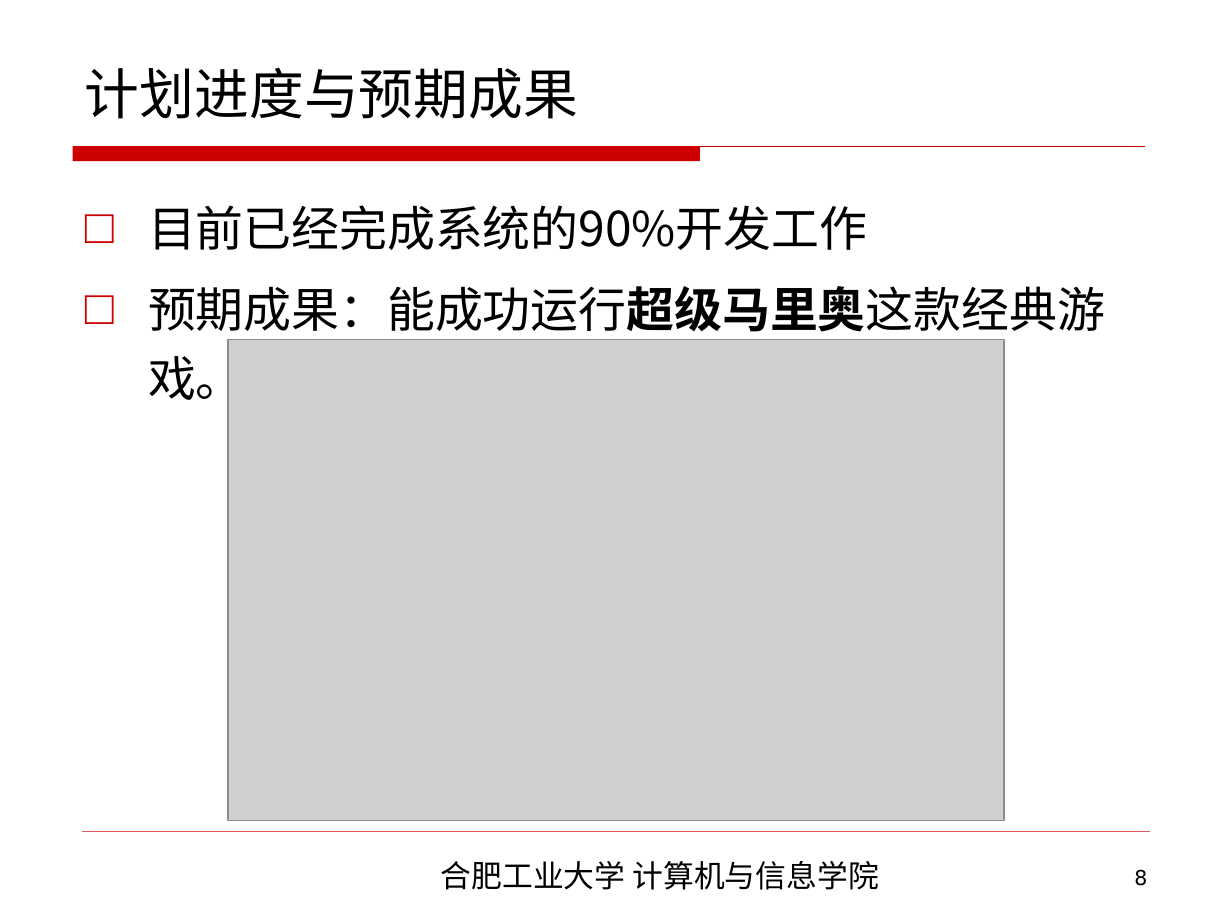
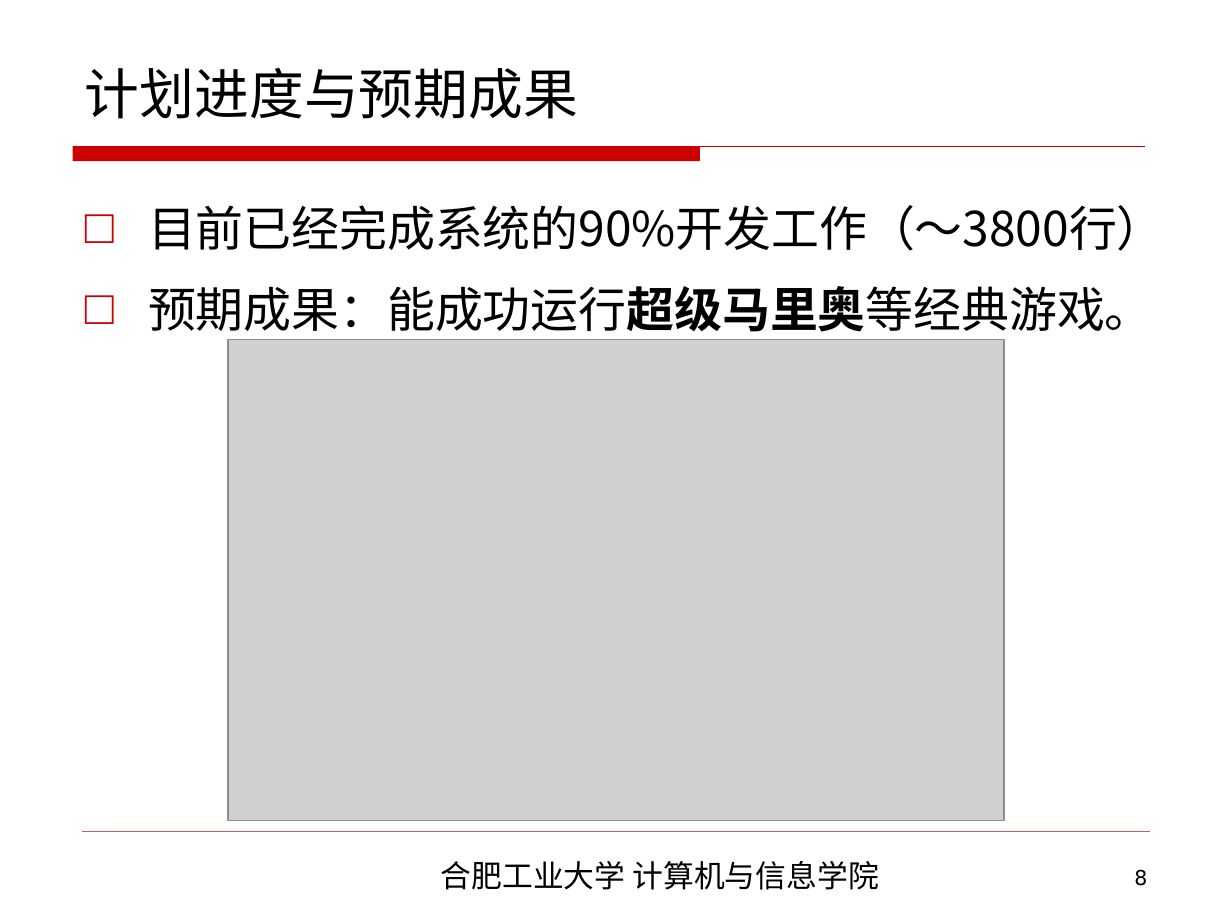
Before and after one commit to netcan/FCEmulator, a slide deck: slide 8 of notes/本科毕业设计开题汇报.ppt. Drawn at 1232x924 pixels with LibreOffice and Linux fonts; fonts in the diff are those of the drawing; grey boxes stand for pictures; background and template pictures are left out. Boxes give left, top, right and bottom in pixels: in the first picture for what was removed or moved away, otherwise in the second. Text is boxed around its words. In the diff, an @@ line names an element or a change of style, - is before the commit and + after.

```diff
--- a/notes/本科毕业设计开题汇报.ppt
+++ b/notes/本科毕业设计开题汇报.ppt
@@ text at bbox=[148, 205, 1165, 332]: text changed @@
-□ 目前已经完成系统的90%开发工作
-□ 预期成果：能成功运行超级马里奥这款经典游戏。
+□ 目前已经完成系统的90%开发工作（～3800行）
+□ 预期成果：能成功运行超级马里奥等经典游戏。
```
Also in this commit, not shown: 3 other slides changed, 2 other files.
